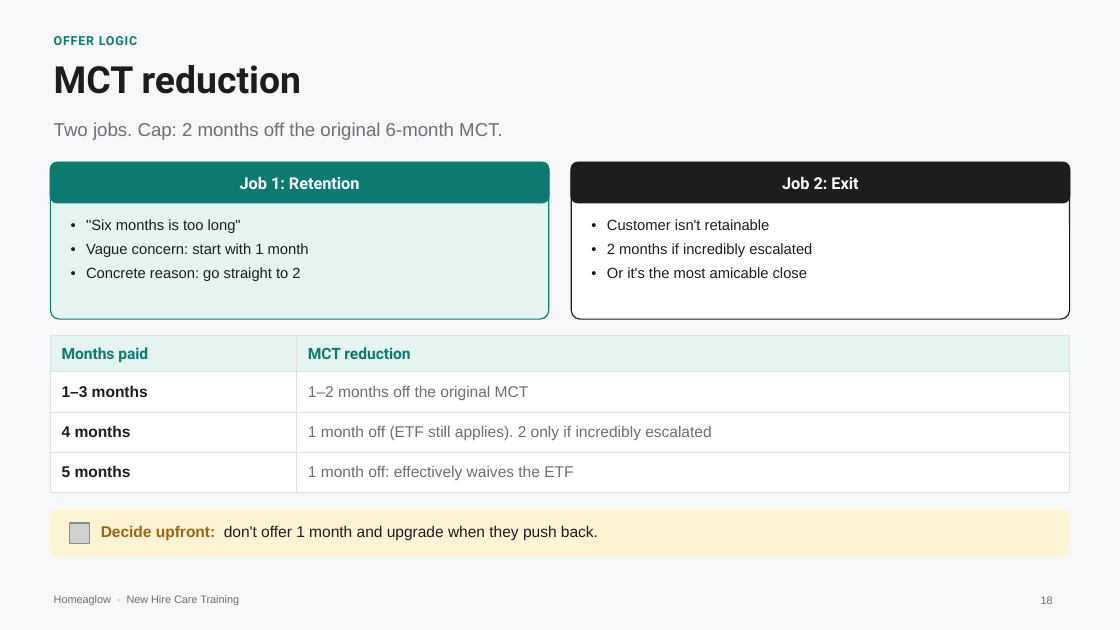
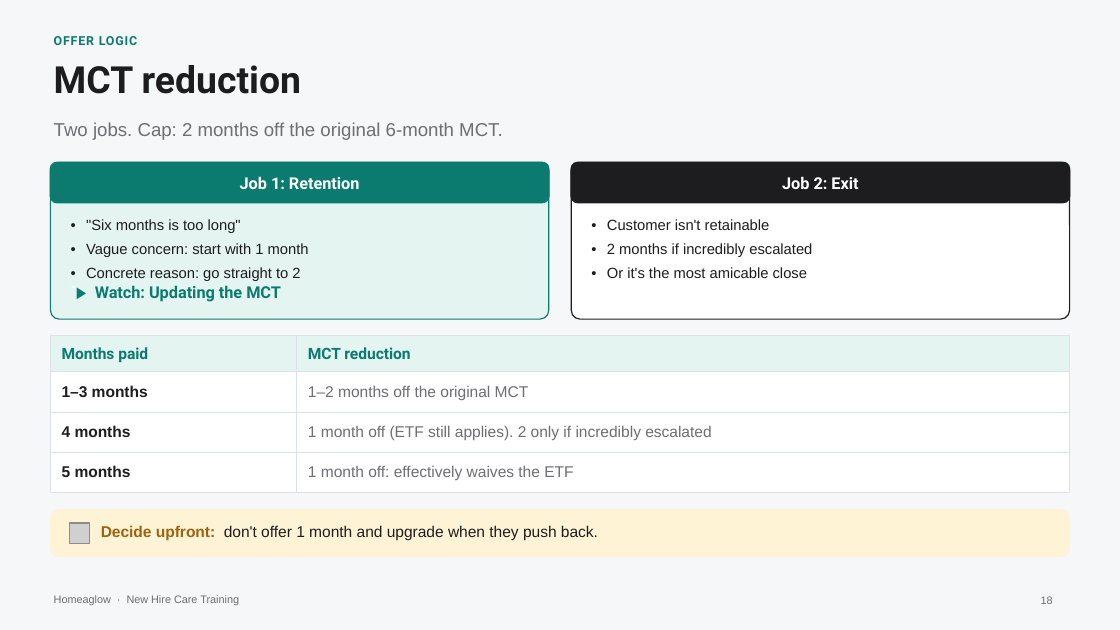
Before and after one commit to anjulimichelle/training, a slide deck: slide 18 of retention-membership-cancellation/retention-membership-cancellation.pptx. Drawn at 1120x630 pixels with LibreOffice and Linux fonts; fonts in the diff are those of the drawing; grey boxes stand for pictures. Boxes give left, top, right and bottom in pixels: in the first picture for what was removed or moved away, otherwise in the second. Text is boxed around its words. In the diff, an @@ line names an element or a change of style, - is before the commit and + after.

```diff
--- a/retention-membership-cancellation/retention-membership-cancellation.pptx
+++ b/retention-membership-cancellation/retention-membership-cancellation.pptx
@@ text at <box>95,285,281,302</box>: paragraph added @@
+`▶ Watch: Updating the MCT
```
Also in this commit, not shown: 4 other slides changed, 1 slide added, 1 other file.
